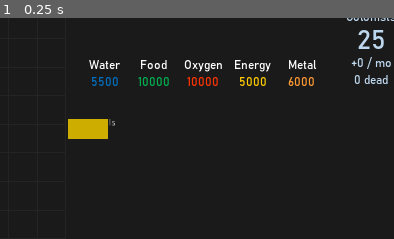
Above: before the commit, frame 1.
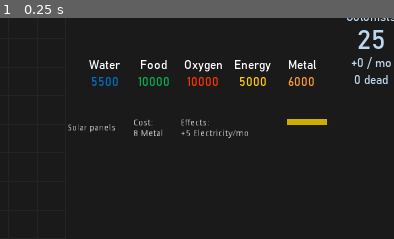
Above: after the commit, the same moment.

Repository: sirknightj/CEV-1
Game: Godot game, scene res://scenes/MainGameScene.tscn
The game is run twice, just before and just after one commit, with the same random seed, the same clock (stepped at 60 frames per second) and the same inputs.
Inputs:
- Up to frame 1 (0.25 s): no input
The pictures show only the part of the screen within x 47-97%, y 29-79%; the shares and areas given below are measured in that part.

The runs differ from the first frame. In frame 1, 1.7% of the frame differs, in the area x 17-83%, y 45-55%.

Commit message:
Work on the thing some more

Diff:
--- a/source/scripts/Sidebar.gd
+++ b/source/scripts/Sidebar.gd
@@ -29,6 +29,32 @@
 			building_name_label.text = GameStats.buildings_dict[building].name
 			entry.add_child(building_name_label)
 
+			var spacing1 : MarginContainer = MarginContainer.new()
+			spacing1.add_constant_override("margin_right", 20)
+			entry.add_child(spacing1)
+
+			var building_cost_label : Label = Label.new()
+			var cost_text : String = "Cost:\n"
+			for stat in building_stats.cost:
+				if (building_stats.cost[stat] > 0):
+					cost_text += str(building_stats.cost[stat]) + " " + GameData.ResourceType.keys()[stat].capitalize() + "\n"
+			building_cost_label.text = cost_text.strip_edges()
+			entry.add_child(building_cost_label)
+
+			var spacing2 : MarginContainer = MarginContainer.new()
+			spacing2.add_constant_override("margin_right", 20)
+			entry.add_child(spacing2)
+
+			var building_effects_label : Label = Label.new()
+			var effects_text : String = "Effects:\n"
+			for stat in building_stats.effects:
+				if (building_stats.effects[stat] > 0):
+					effects_text += "+" + str(building_stats.effects[stat]) + " " + GameData.ResourceType.keys()[stat].capitalize() + "/mo\n"
+				elif (building_stats.effects[stat] < 0):
+					effects_text += "-" + str(-building_stats.effects[stat]) + " " + GameData.ResourceType.keys()[stat].capitalize() + "/mo\n"
+			building_effects_label.text = effects_text.strip_edges()
+			entry.add_child(building_effects_label)
+
 			# Attempting to put a building inside of the HBox
 			var _building = building_scene.instance()
 			_building.shape = building_stats.shape
@@ -38,16 +64,12 @@
 			_building.texture = GameData.BUILDING_TO_TEXTURE[building]
 			entry.add_child(_building)
 
-			var building_cost_label : Label = Label.new()
-			var cost_text : String = "TODO: Cost"
-			entry.add_child(building_cost_label)
-
 			$ScrollContainer/BuildingEntries.add_child(entry)
-			#_building.set_next_pos(_building.snapped(Vector2(0, 50)))
-			var original_pos = _building.global_position
+			_building.set_next_pos(_building.snapped(Vector2(1050, 360)))
+			var original_pos = _building.snapped(Vector2(1050, 360))
 			var original_rot = _building.rotation
 			_building.connect("building_grabbed", self, "_on_Building_building_grabbed", [_building])
-			_building.connect("building_released", self, "_on_Building_building_released", [_building, original_pos, original_rot])
+			_building.connect("building_released", self, "_on_Building_building_released", [_building, original_pos, original_rot, entry])
 			break
 
 func _on_Building_building_grabbed(building : Building):
@@ -55,13 +77,13 @@
 	get_tree().current_scene.add_child(building)
 	building.force_update()
 
-func _on_Building_building_released(building : Building, original_pos : Vector2, original_rot : float):
+func _on_Building_building_released(building : Building, original_pos : Vector2, original_rot : float, hbox : HBoxContainer):
 	if building.purchased:
 		building.disconnect("building_grabbed", self, "_on_Building_building_grabbed")
 		building.disconnect("building_released", self, "_on_Building_building_released")
 	else:
 		building.get_parent().remove_child(building)
-		self.add_child(building)
+		hbox.add_child(building)
 		building.force_set(original_pos, original_rot)
 
 """
